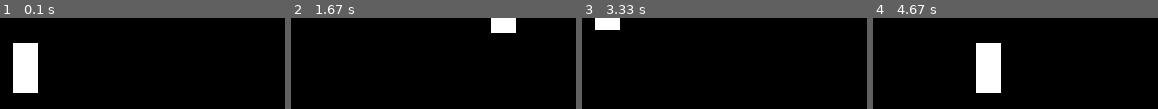
Above: before the commit, frames 1-4 (left to right).
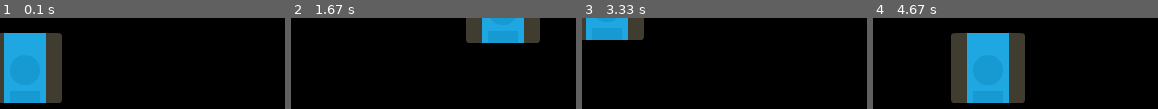
Above: after the commit, the same moments.

Repository: ramses2099/repopygame
Game: pygame game, started from main.py
The game is run twice, just before and just after one commit, with the same random seed, the same clock (stepped at 60 frames per second) and the same inputs.
Inputs:
- Up to frame 1 (0.1 s): no input
- Up to frame 2 (1.67 s): hold Right 0.33-0.8 s; hold Up 0.83-1.13 s; hold Right 1.17-1.63 s
- Up to frame 3 (3.33 s): hold Left 1.67-2.2 s; hold Down 2.23-2.53 s; hold Left 2.57-2.97 s; hold Up from 3 s (still down)
- Up to frame 4 (4.67 s): release Up at 3.37 s; hold Right 3.4-4.03 s; hold Down 4.07-4.43 s; hold Left from 4.47 s (still down)

The runs differ from the first frame. In frame 1, 17% of the frame differs, in the area x 0-22%, y 16-94%; in frame 2, 7.1%; in frame 3, 5.3%; in frame 4, 20%, in the area x 27-54%, y 16-94%.

Commit message:
last commit

Diff:
--- a/main.py
+++ b/main.py
@@ -4,6 +4,7 @@
 
 from level import Level
 from settings import *
+from support import *
 
 
 class Game:
--- a/player.py
+++ b/player.py
@@ -14,8 +14,9 @@
 
         # Create an image of the block, and fill it with a color.
         # This could also be an image loaded from the disk.
-        self.image = pg.Surface([P_WIDTH, P_HEIGTH])
-        self.image.fill(color)
+        # self.image = pg.Surface([P_WIDTH, P_HEIGTH])
+        # self.image.fill(color)
+        self.image = pg.image.load(P_IMAGE).convert_alpha()
 
         # Fetch the rectangle object that has the dimensions of the image
         # Update the position of this object by setting the values of rect.x and rect.y
@@ -43,8 +44,16 @@
             self.direction.x = 0
 
     def move(self, dt):
-        self.position += self.direction * P_SPEED * dt
-        self.rect.center = self.position
+        # normalizing vector
+        if self.direction.magnitude() > 0:
+            self.direction = self.direction.normalize()
+
+        # horizontal movement
+        self.position.x += self.direction.x * P_SPEED * dt
+        self.rect.centerx = self.position.x
+        # vertical movement
+        self.position.y += self.direction.y * P_SPEED * dt
+        self.rect.centery = self.position.y
 
     def update(self, dt) -> None:
         self.input()
--- a/settings.py
+++ b/settings.py
@@ -2,6 +2,7 @@
 SCREEN_WIDTH = 600
 SCREEN_HEIGHT = 700
 TITLE = "Game Test"
+
 
 # FPS
 FPS = 60
@@ -19,3 +20,4 @@
 P_WIDTH = 25
 P_HEIGTH = 50
 P_SPEED = 200
+P_IMAGE = "./assets/Tanks/tankBlue.png"
--- /dev/null
+++ b/support.py
@@ -0,0 +1,15 @@
+import os
+import os.path
+
+
+def import_folder(path):
+    dirs = os.listdir(path)
+    data = {}
+    if len(dirs) > 0:
+        for d in dirs:
+            data[d] = []
+            for _, _, files in os.walk(os.path.join(path, d)):
+                if len(files) > 0:
+                    for f in files:
+                        data[d].append(f)
+    return data
Binary file added: assets/Bullets/bulletBeige.png
Binary file added: assets/Bullets/bulletBeigeSilver.png
Binary file added: assets/Bullets/bulletBeigeSilver_outline.png
Binary file added: assets/Bullets/bulletBeige_outline.png
Binary file added: assets/Bullets/bulletBlue.png
Binary file added: assets/Bullets/bulletBlueSilver.png
Binary file added: assets/Bullets/bulletBlueSilver_outline.png
Binary file added: assets/Bullets/bulletBlue_outline.png
Binary file added: assets/Bullets/bulletGreen.png
Binary file added: assets/Bullets/bulletGreenSilver.png
Binary file added: assets/Bullets/bulletGreenSilver_outline.png
Binary file added: assets/Bullets/bulletGreen_outline.png
(and 74 more such lines)
